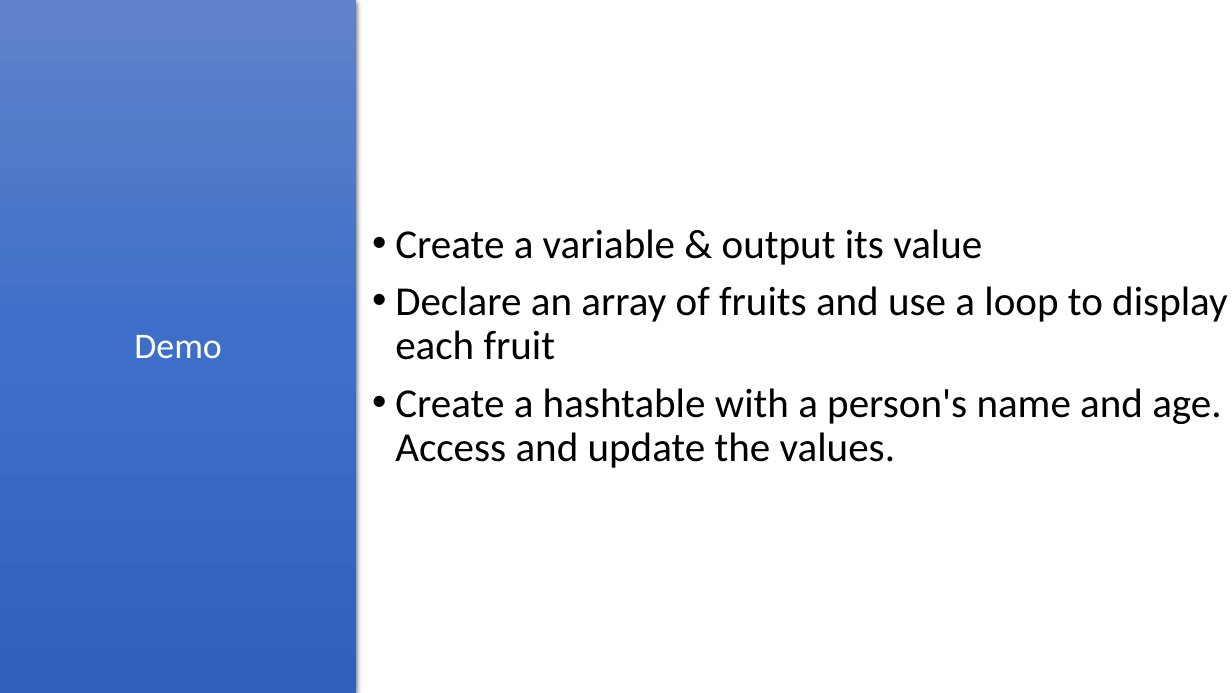
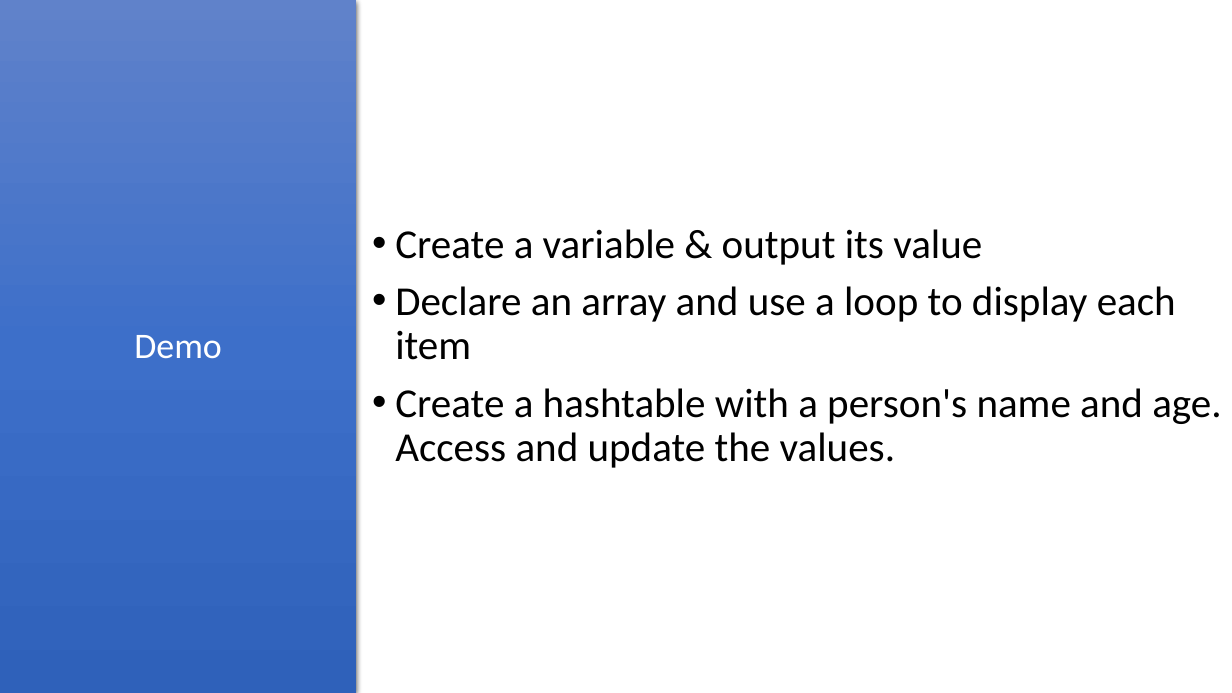
Before and after one commit to PSRITPro/my-learning-journal, a slide deck: slide 7 of PowerShell/Day6/PowerShell.pptx. Drawn at 1232x693 pixels with LibreOffice and Linux fonts; fonts in the diff are those of the drawing. Boxes give left, top, right and bottom in pixels: in the first picture for what was removed or moved away, otherwise in the second. Text is boxed around its words. In the diff, an @@ line names an element or a change of style, - is before the commit and + after.

```diff
--- a/PowerShell/Day6/PowerShell.pptx
+++ b/PowerShell/Day6/PowerShell.pptx
@@ text at <box>395,286,1176,360</box>: text changed @@
-• Declare an array of fruits and use a loop to display each fruit
+• Declare an array and use a loop to display each item
```
Also in this commit, not shown: 5 other files.
